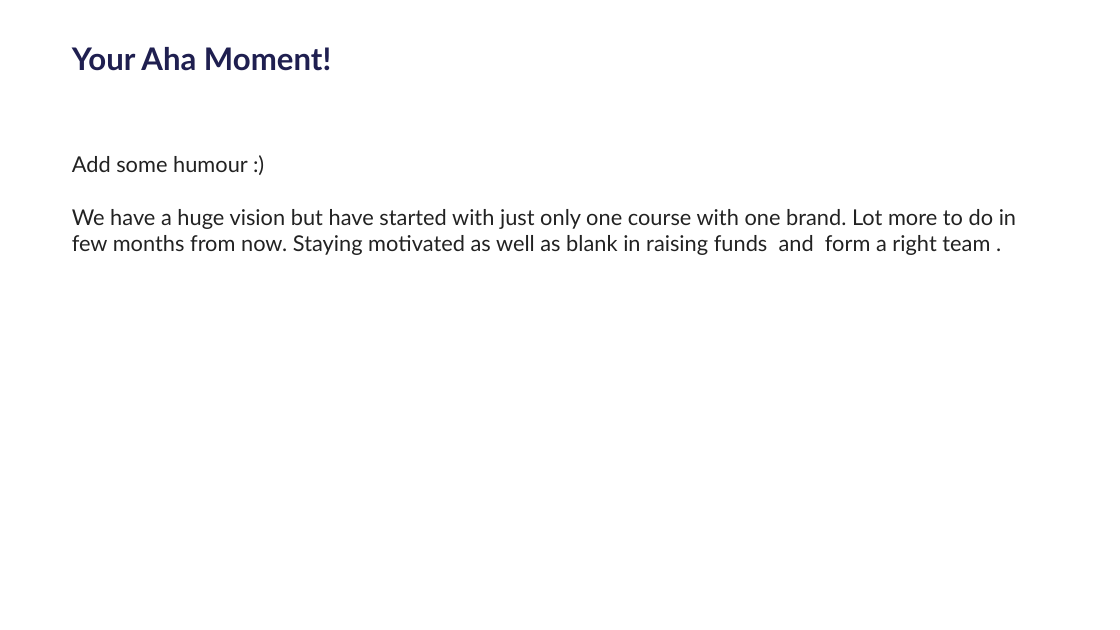
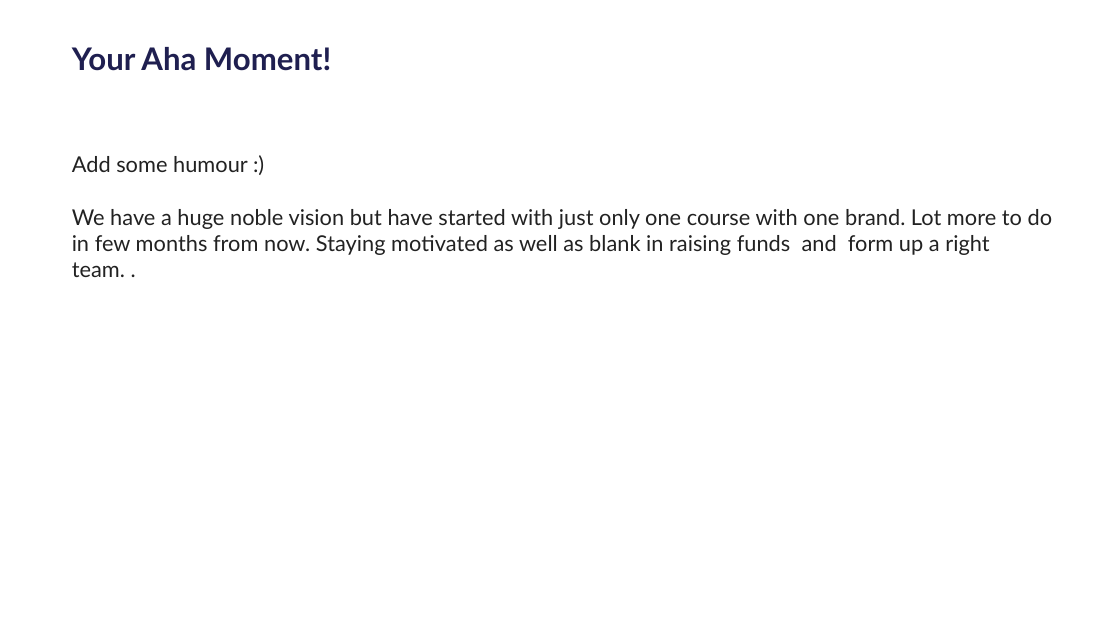
Before and after one commit to angelinindira0505/literate-chainsaw, a slide deck: slide 8 of Code Titans - National Level Start-Up Hackathon 2022-template (1) (2).pptx. Drawn at 1120x630 pixels with LibreOffice and Linux fonts; fonts in the diff are those of the drawing; background and template pictures are left out. Boxes give left, top, right and bottom in pixels: in the first picture for what was removed or moved away, otherwise in the second. Text is boxed around its words. In the diff, an @@ line names an element or a change of style, - is before the commit and + after.

```diff
--- a/Code Titans - National Level Start-Up Hackathon 2022-template (1) (2).pptx
+++ b/Code Titans - National Level Start-Up Hackathon 2022-template (1) (2).pptx
@@ text at box(72, 209, 1053, 277): text changed @@
-We have a huge vision but have started with just only one course with one brand. Lot more to do in few months from now. Staying motivated as well as blank in raising funds and form a right team .
+We have a huge noble vision but have started with just only one course with one brand. Lot more to do in few months from now. Staying motivated as well as blank in raising funds and form up a right team. .
```
Also in this commit, not shown: 6 other slides changed.
